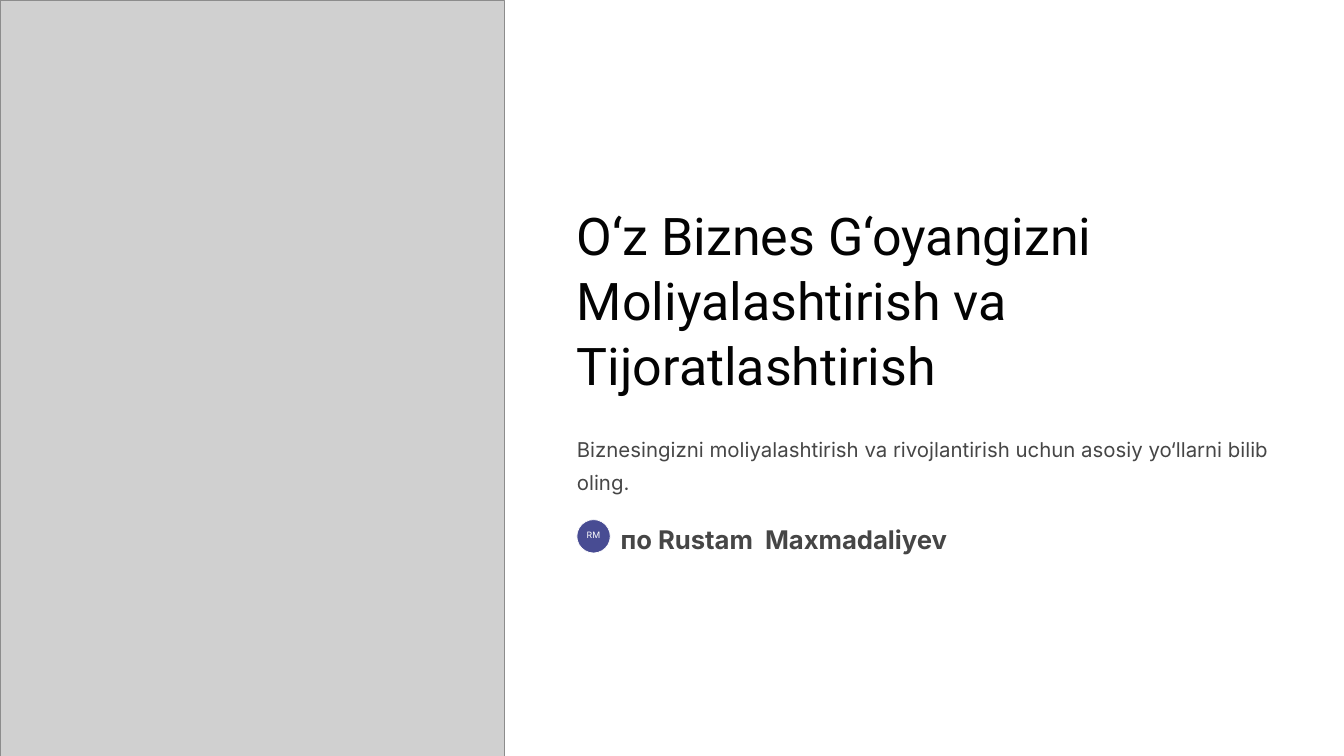
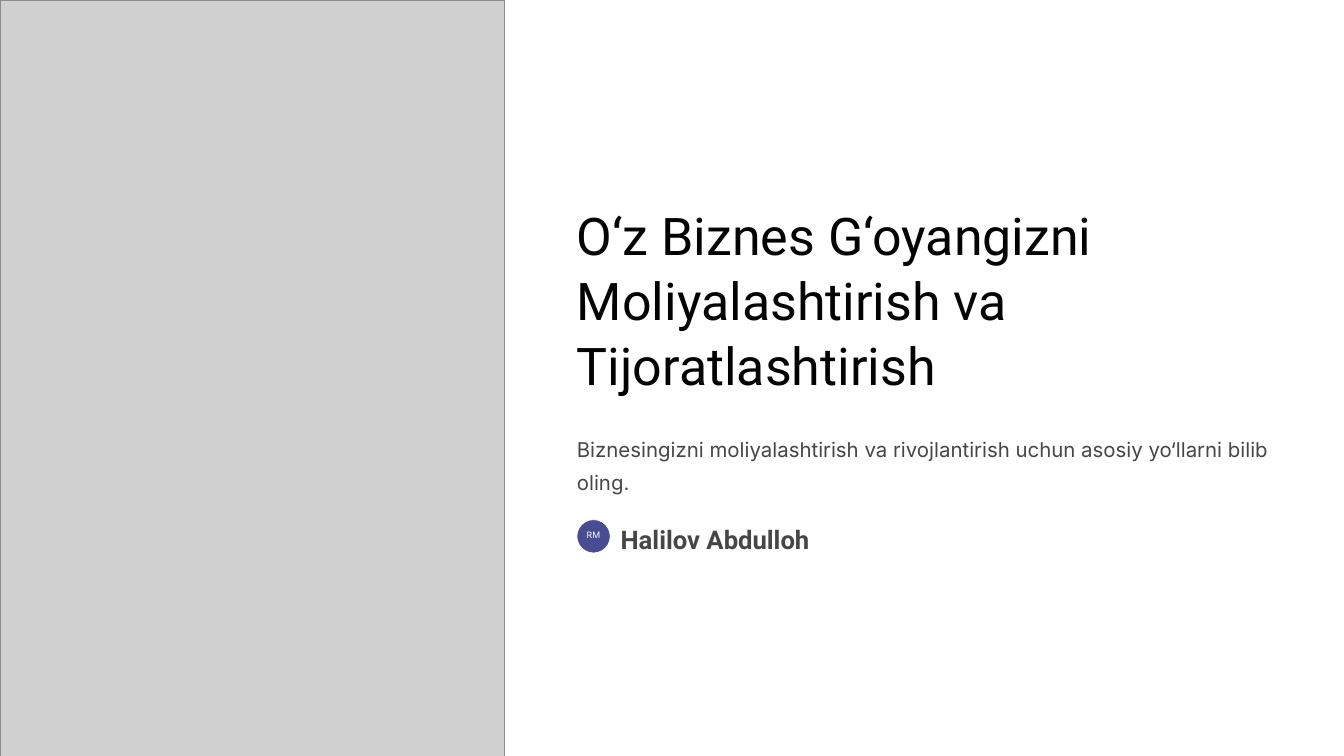
Before and after one commit to UZBeKHalilov/University, a slide deck: slide 1 of I & DT/Oz-Biznes-Goyangizni-Moliyalashtirish-va-Tijoratlashtirish.pptx. Drawn at 1344x756 pixels with LibreOffice and Linux fonts; fonts in the diff are those of the drawing; grey boxes stand for pictures; background and template pictures are left out. Boxes give left, top, right and bottom in pixels: in the first picture for what was removed or moved away, otherwise in the second. Text is boxed around its words. In the diff, an @@ line names an element or a change of style, - is before the commit and + after.

```diff
--- a/I & DT/Oz-Biznes-Goyangizni-Moliyalashtirish-va-Tijoratlashtirish.pptx
+++ b/I & DT/Oz-Biznes-Goyangizni-Moliyalashtirish-va-Tijoratlashtirish.pptx
@@ text at (x1=621, y1=529, x2=809, y2=550): text changed; font Inter to Roboto @@
-по Rustam Maxmadaliyev
+Halilov Abdulloh
```
Also in this commit, not shown: 10 other files.
